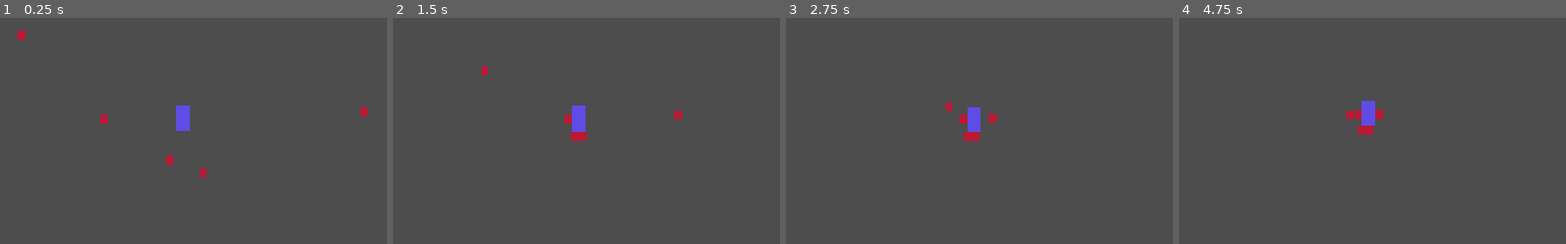
Above: before the commit, frames 1-4 (left to right).
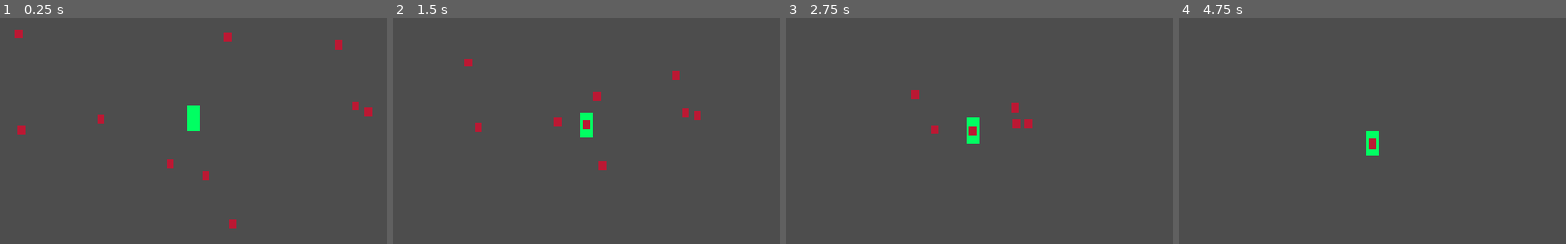
Above: after the commit, the same moments.

Repository: xuansh/my-own-godot-project
Game: Godot game, scene res://Scenes/battle_field/battle_field.tscn
Two runs of this game, one before a commit and one after it. Both use one fixed random seed, a clock stepped at 60 frames per second and the inputs below.
Inputs:
- Up to frame 1 (0.25 s): no input
- Up to frame 2 (1.5 s): tap S (KeyBoard-S) at 0.6 s; tap Space (KeyBoard-Space, bound only after the commit) at 0.8, 1.35 s
- Up to frame 3 (2.75 s): tap S (KeyBoard-S) at 1.55 s; tap A (KeyBoard-A) at 2.1 s; tap Space (KeyBoard-Space, bound only after the commit) at 2.3 s
- Up to frame 4 (4.75 s): tap D (KeyBoard-D) at 2.85 s; tap S (KeyBoard-S) at 3.05, 3.6, 4.55 s; tap Space (KeyBoard-Space, bound only after the commit) at 3.8 s; tap Enter at 4.25 s; tap W (KeyBoard-W) at 4.35 s

The runs differ from the first frame. In frame 1, 1.4% of the frame differs, in the area x 3-97%, y 5-94%; in frame 2, 1.6%, in the area x 18-80%, y 18-68%; in frame 3, 1.2%; in frame 4, 1.1%.

Commit message:
v0.1.0

Diff:
--- /dev/null
+++ b/Autoloads/EventBus.gd
@@ -0,0 +1,11 @@
+extends Node2D
+@warning_ignore_start("unused_signal")
+
+class EnemyDiedPayload:
+	var global_position : Vector2
+	var exp : int
+signal enemy_died(payload : EnemyDiedPayload)
+
+signal xp_gained
+signal level_up
+signal run_ended
--- /dev/null
+++ b/Autoloads/RunState.gd
@@ -0,0 +1,11 @@
+extends Node
+
+var elapsed : float
+var level : int
+var xp : int
+var xp_to_next : int
+var kills : int
+var _seed : int
+
+func tick(delta : float):
+	elapsed += delta
--- /dev/null
+++ b/Datas/enemy_data.gd
@@ -0,0 +1,6 @@
+class_name EnemyData
+extends Resource
+
+@export var max_hp : float
+@export var speed : float
+@export var _exp : int
--- /dev/null
+++ b/Resources/basic_enemy.tres
@@ -0,0 +1,10 @@
+[gd_resource type="Resource" script_class="EnemyData" format=3 uid="uid://bdas5m3rdmasi"]
+
+[ext_resource type="Script" uid="uid://ditdsd0gxwhx2" path="res://Datas/enemy_data.gd" id="1_8dfxf"]
+
+[resource]
+script = ExtResource("1_8dfxf")
+max_hp = 100.0
+speed = 80.0
+exp = 5
+metadata/_custom_type_script = "uid://ditdsd0gxwhx2"
--- a/Scenes/Enemy/enemy.gd
+++ b/Scenes/Enemy/enemy.gd
@@ -1,15 +1,34 @@
-extends CharacterBody2D
-
-var speed : float = 100
+extends Area2D
+class_name Enemy
+var hp : float
+var max_hp : float
+var speed : float
 var player : CharacterBody2D = null
 
+@export var data : EnemyData
+
 func _ready() -> void:
+	if data == null:
+		push_error("Enemy 缺少 EnemyData")
+		return
 	position.x = randi_range(-300, 300)
 	position.y = randi_range(-200, 200)
+	speed = data.speed
+	max_hp = data.max_hp
+	hp = max_hp
+	player = get_tree().get_first_node_in_group('player') as CharacterBody2D
 
 func _process(delta: float) -> void:
 	if player == null:
 		return
 	var dir := global_position.direction_to(player.global_position)
-	velocity = dir * speed
-	move_and_slide()
+	global_position += dir * speed * delta
+
+func take_damage(damage : float):
+	hp -= damage
+	if hp <= 0:
+		var payload := EventBus.EnemyDiedPayload.new()
+		payload.global_position = global_position
+		payload.exp = data._exp
+		EventBus.enemy_died.emit(payload)
+		queue_free()
--- a/Scenes/Enemy/enemy.tscn
+++ b/Scenes/Enemy/enemy.tscn
@@ -1,9 +1,7 @@
 [gd_scene format=3 uid="uid://855fl2j6byyq"]
 
 [ext_resource type="Script" uid="uid://bkj1ps0mju0qc" path="res://Scenes/Enemy/enemy.gd" id="1_mw074"]
-
-[sub_resource type="RectangleShape2D" id="RectangleShape2D_6le5l"]
-size = Vector2(12, 14)
+[ext_resource type="Resource" uid="uid://bdas5m3rdmasi" path="res://Resources/basic_enemy.tres" id="2_nvvbs"]
 
 [sub_resource type="Gradient" id="Gradient_ntch3"]
 offsets = PackedFloat32Array(0.35080644)
@@ -13,12 +11,16 @@
 gradient = SubResource("Gradient_ntch3")
 fill_from = Vector2(0.2122093, 0.49127907)
 
-[node name="Enemy" type="CharacterBody2D" unique_id=1290727674]
+[sub_resource type="RectangleShape2D" id="RectangleShape2D_no71r"]
+size = Vector2(12, 14)
+
+[node name="Enemy" type="Area2D" unique_id=1283978727 groups=["enemy"]]
 script = ExtResource("1_mw074")
-
-[node name="CollisionShape2D" type="CollisionShape2D" parent="." unique_id=1683558323]
-shape = SubResource("RectangleShape2D_6le5l")
+data = ExtResource("2_nvvbs")
 
 [node name="Sprite2D" type="Sprite2D" parent="." unique_id=1242877475]
 scale = Vector2(0.1875, 0.21875)
 texture = SubResource("GradientTexture2D_6le5l")
+
+[node name="CollisionShape2D" type="CollisionShape2D" parent="." unique_id=228671873]
+shape = SubResource("RectangleShape2D_no71r")
--- a/Scenes/battle_field/battle_field.gd
+++ b/Scenes/battle_field/battle_field.gd
@@ -4,7 +4,9 @@
 var enemy : PackedScene = preload("res://Scenes/Enemy/enemy.tscn")
 
 func _ready() -> void:
-	for i in range(5):
+	for i in range(10):
 		var node = enemy.instantiate()
-		node.player = player
 		add_child(node)
+
+func _process(delta: float) -> void:
+	RunState.tick(delta)
--- a/Scenes/player/player.gd
+++ b/Scenes/player/player.gd
@@ -2,10 +2,23 @@
 
 @export var speed : float = 150.0
 
-#func _ready() -> void:
-	#motion_mode = CharacterBody2D.MOTION_MODE_FLOATING
+func _ready() -> void:
+	motion_mode = CharacterBody2D.MOTION_MODE_FLOATING
 
 func _physics_process(_delta: float) -> void:
 	var input_dir := Input.get_vector("KeyBoard-A", "KeyBoard-D", "KeyBoard-W", "KeyBoard-S")
 	velocity = input_dir * speed
 	move_and_slide()
+
+	if Input.is_action_just_pressed("KeyBoard-Space"):
+		print("Space is pressed")
+		var enemies = get_tree().get_nodes_in_group('enemy') as Array[Enemy]
+		var min_distance : float = INF
+		var closest_enemy : Enemy
+		for enemy in enemies:
+			var distance = global_position.distance_squared_to(enemy.global_position)
+			if distance < min_distance:
+				min_distance = distance
+				closest_enemy = enemy
+		if closest_enemy:
+			closest_enemy.take_damage(10.0)
--- a/Scenes/player/player.tscn
+++ b/Scenes/player/player.tscn
@@ -7,13 +7,13 @@
 
 [sub_resource type="Gradient" id="Gradient_f60y1"]
 offsets = PackedFloat32Array(0.16532259)
-colors = PackedColorArray(0.37463456, 0.30126742, 0.90296704, 1)
+colors = PackedColorArray(0, 1, 0.38431373, 1)
 
 [sub_resource type="GradientTexture2D" id="GradientTexture2D_no71r"]
 gradient = SubResource("Gradient_f60y1")
 fill_from = Vector2(1, 1)
 
-[node name="Player" type="CharacterBody2D" unique_id=1209957444]
+[node name="Player" type="CharacterBody2D" unique_id=1209957444 groups=["player"]]
 script = ExtResource("1_8p05u")
 
 [node name="CollisionShape2D" type="CollisionShape2D" parent="." unique_id=1602125154]
--- a/project.godot
+++ b/project.godot
@@ -15,10 +15,20 @@
 config/features=PackedStringArray("4.7", "Mobile")
 config/icon="res://icon.svg"
 
+[autoload]
+
+EventBus="*uid://ctslx2eiu1dn4"
+RunState="*uid://b17l528bjg48m"
+
 [display]
 
 window/stretch/mode="canvas_items"
 window/stretch/aspect="expand"
+
+[global_group]
+
+player=""
+enemy=""
 
 [input]
 
@@ -42,6 +52,11 @@
 "events": [Object(InputEventKey,"resource_local_to_scene":false,"resource_name":"","device":-1,"window_id":0,"alt_press …(192 unchanged characters)…
 ]
 }
+KeyBoard-Space={
+"deadzone": 0.2,
+"events": [Object(InputEventKey,"resource_local_to_scene":false,"resource_name":"","device":-1,"window_id":0,"alt_pressed":false,"shift_pressed":false,"ctrl_pressed":false,"meta_pressed":false,"pressed":false,"keycode":0,"physical_keycode":32,"key_label":0,"unicode":32,"location":0,"echo":false,"script":null)
+]
+}
 
 [physics]
 
Not shown, added: Autoloads/EventBus.gd.uid
Not shown, added: Autoloads/RunState.gd.uid
Not shown, added: Datas/enemy_data.gd.uid
